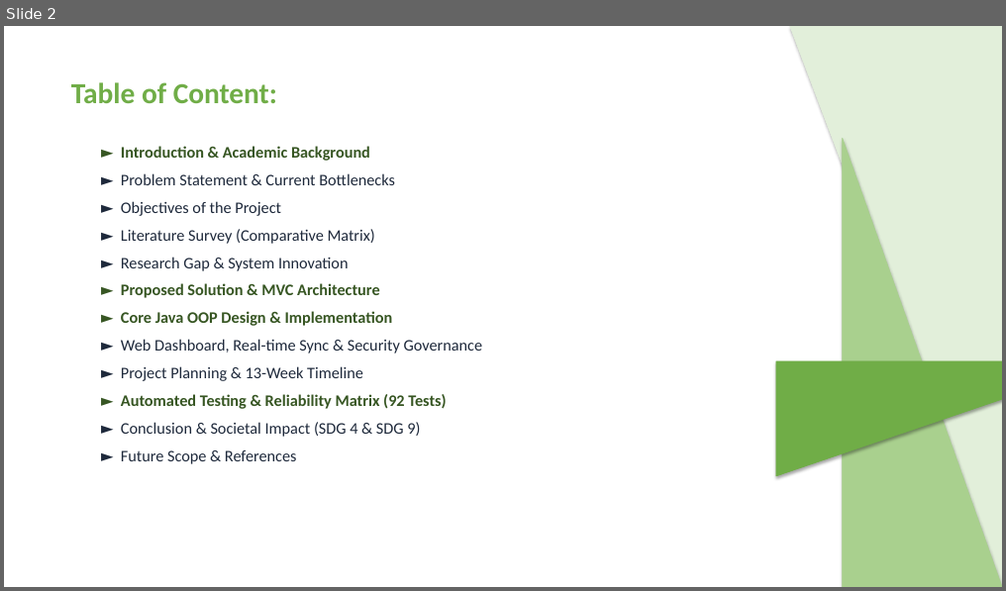
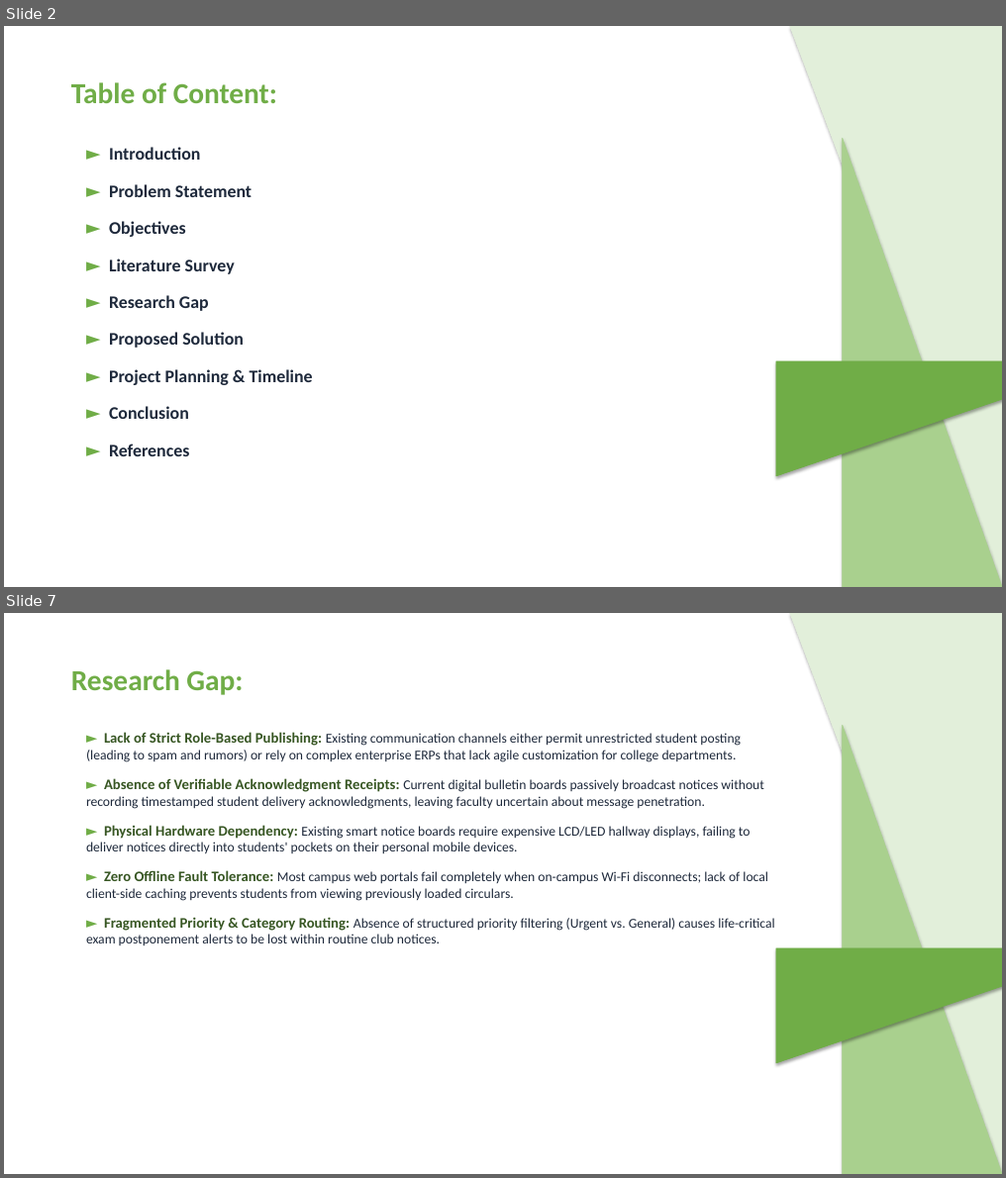
Before and after one commit to ATP0925/CampusNotify-Java-Mini-Project, a slide deck: CampusNotify_Review_Presentation.pptx. Shown one above the other, each under a label of ours: slide 2 before the commit, slides 2 and 7 after it; the slides between them are not shown. The pictures are 1006x591 and 1006x1178 pixels, drawn with LibreOffice and Linux fonts; fonts in the diff are those of the drawing. Boxes give left, top, right and bottom in pixels: in the first picture for what was removed or moved away, otherwise in the second. Text is boxed around its words. In the diff, an @@ line names an element or a change of style, - is before the commit and + after.

Commit message:
docs: align PPT deck strictly to Review 1 agenda (9 topics) and sync report points with sample report

```diff
--- a/CampusNotify_Review_Presentation.pptx
+++ b/CampusNotify_Review_Presentation.pptx
@@ slide 7 added at [4, 613, 1002, 1174], background #FFFFFF @@
@@ right triangle added at [790, 613, 1002, 1174], fill #E2EFDA, outline #E2EFDA 0.75 pt @@
@@ text added at [71, 669, 243, 695], 28 pt, text #70AD47, bold @@
+Research Gap:
@@ right triangle added at [843, 725, 1002, 1174], fill #A9D08E, outline #A9D08E 0.75 pt @@
@@ text added at [86, 732, 775, 946], 13 pt, text #1E293B @@
+► Lack of Strict Role-Based Publishing: Existing communication channels either permit unrestricted student posting (leading to spam and rumors) or rely on complex enterprise ERPs that lack agile customization for college departments.
+► Absence of Verifiable Acknowledgment Receipts: Current digital bulletin boards passively broadcast notices without recording timestamped student delivery acknowledgments, leaving faculty uncertain about message penetration.
+► Physical Hardware Dependency: Existing smart notice boards require expensive LCD/LED hallway displays, failing to deliver notices directly into students' pockets on their personal mobile devices.
+► Zero Offline Fault Tolerance: Most campus web portals fail completely when on-campus Wi-Fi disconnects; lack of local client-side caching prevents students from viewing previously loaded circulars.
+► Fragmented Priority & Category Routing: Absence of structured priority filtering (Urgent vs. General) causes life-critical exam postponement alerts to be lost within routine club notices.
@@ right triangle added at [776, 949, 1002, 1063], fill #70AD47, outline #70AD47 0.75 pt @@
@@ slide 2 changed as well @@
@@ text at [109, 147, 313, 457]: text changed; size 15.5 to 17 pt; bold on @@
-► Introduction & Academic Background
-► Problem Statement & Current Bottlenecks
-► Objectives of the Project
-► Literature Survey (Comparative Matrix)
-► Research Gap & System Innovation
-► Proposed Solution & MVC Architecture
-► Core Java OOP Design & Implementation
-► Web Dashboard, Real-time Sync & Security Governance
-► Project Planning & 13-Week Timeline
-► Automated Testing & Reliability Matrix (92 Tests)
-► Conclusion & Societal Impact (SDG 4 & SDG 9)
-► Future Scope & References
+► Introduction
+► Problem Statement
+► Objectives
+► Literature Survey
+► Research Gap
+► Proposed Solution
+► Project Planning & Timeline
+► Conclusion
+► References
```
Also in this commit, not shown: 3 other slides changed, 7 other slides added, 12 slides removed, 11 other files.
